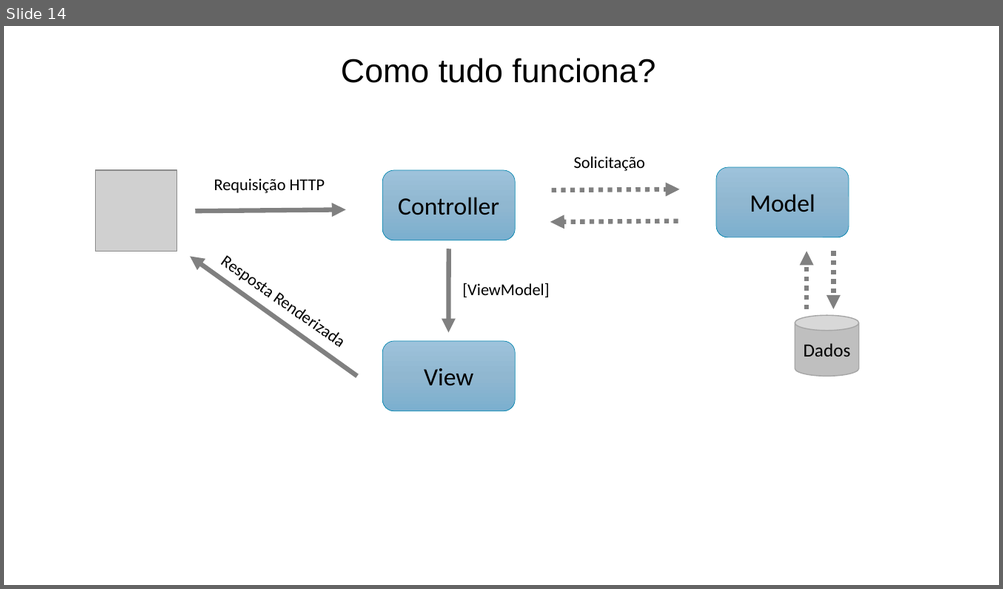
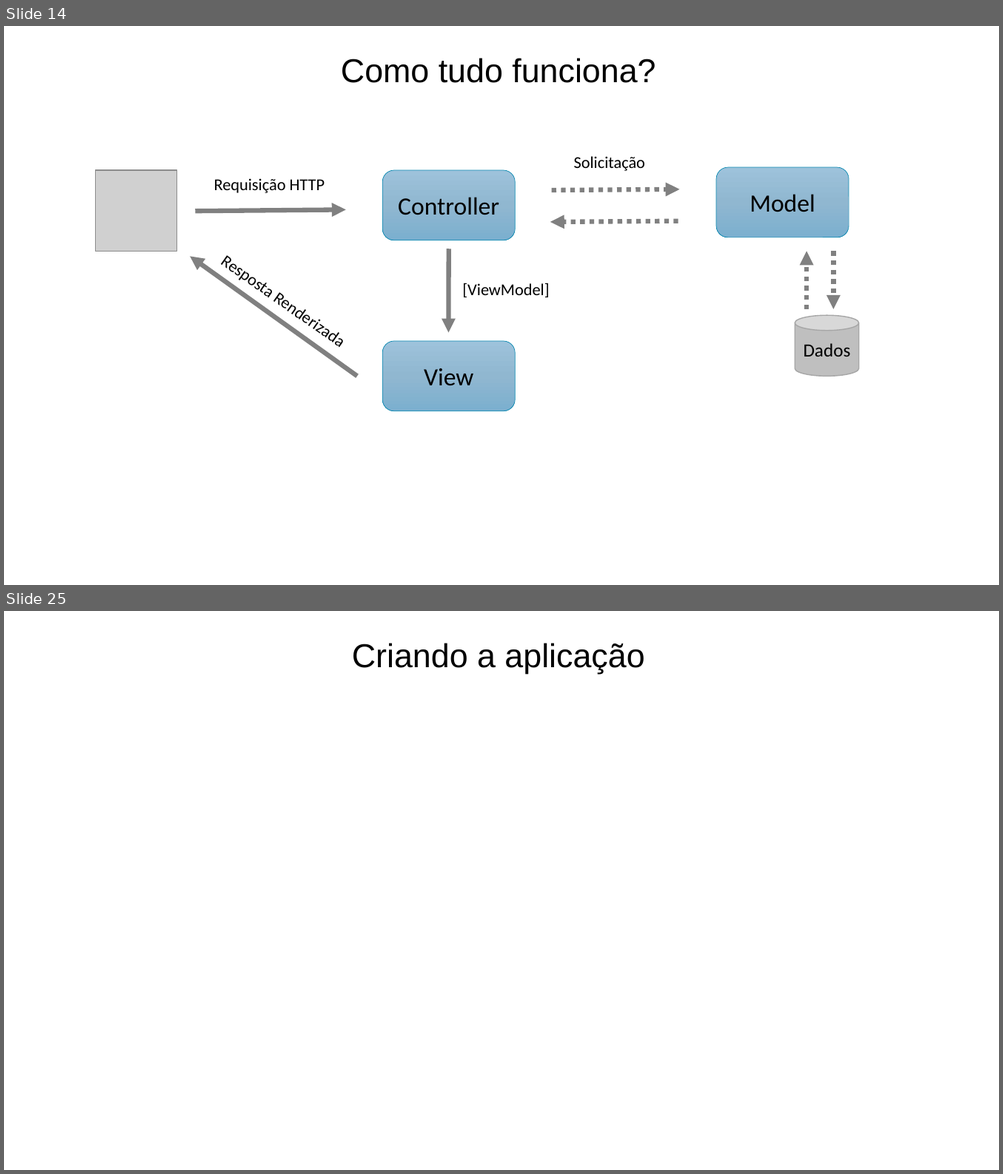
Before and after one commit to prodest/workshop-aspnet-core-mvc, a slide deck: workshop-aspnet-core-mvc.pptx. Shown one above the other, each under a label of ours: slide 14 before the commit, slides 14 and 25 after it; the slides between them are not shown. The pictures are 1003x589 and 1003x1174 pixels, drawn with LibreOffice and Linux fonts; fonts in the diff are those of the drawing; grey boxes stand for pictures; background and template pictures are left out. Boxes give left, top, right and bottom in pixels: in the first picture for what was removed or moved away, otherwise in the second. Text is boxed around its words. In the diff, an @@ line names an element or a change of style, - is before the commit and + after.

```diff
--- a/workshop-aspnet-core-mvc.pptx
+++ b/workshop-aspnet-core-mvc.pptx
@@ slide 25 added at (4, 611, 999, 1170), background #FFFFFF @@
@@ text added at (352, 643, 644, 674), 32 pt, text #000000 @@
+Criando a aplicação
```
Also in this commit, not shown: 10 other slides added, 6 other files.
